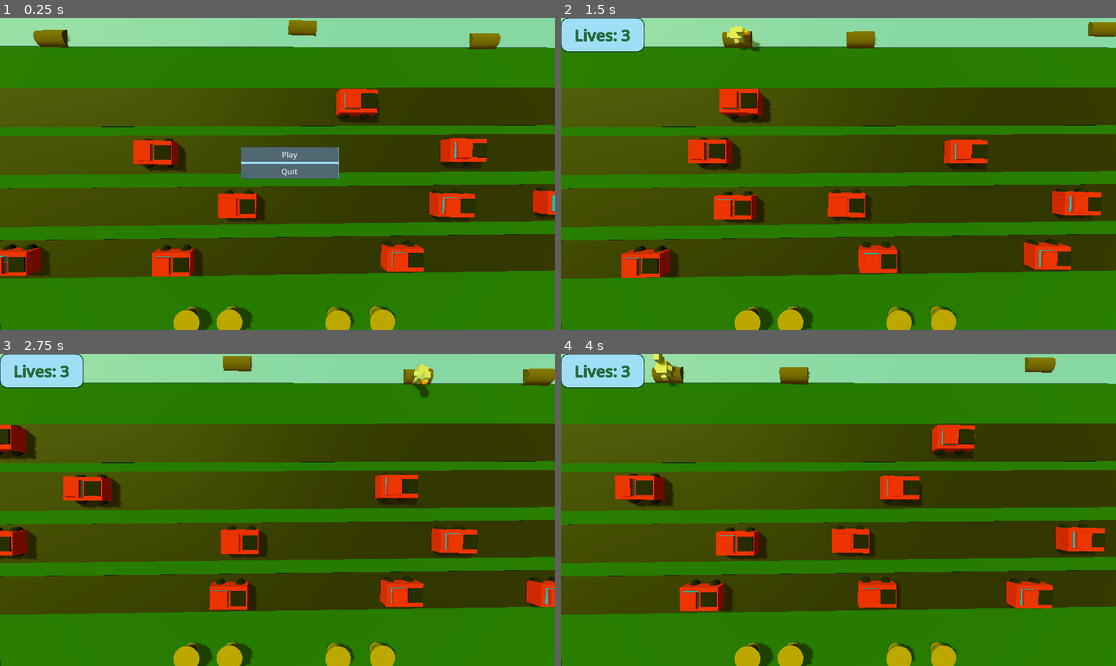
Above: before the commit, frames 1-4 (two rows, left to right).
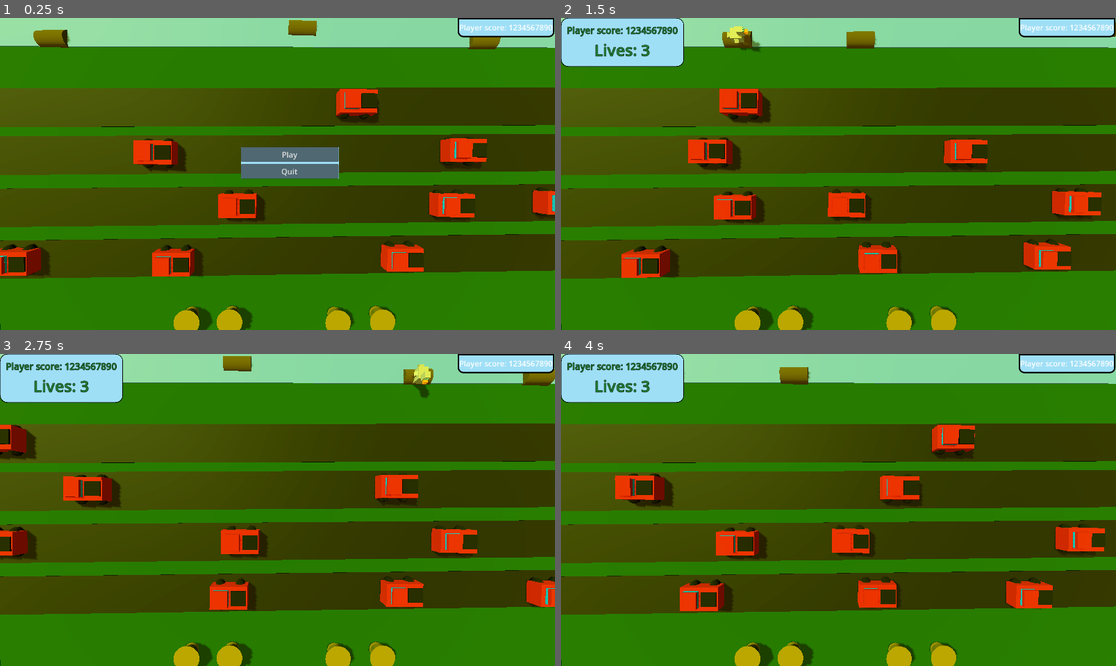
Above: after the commit, the same moments.

Repository: PushingPolygons/dangerxing-PCCDanny
Game: Godot game, scene res://Main/Main.tscn
The game is run twice, just before and just after one commit, with the same random seed, the same clock (stepped at 60 frames per second) and the same inputs.
Inputs:
- Up to frame 1 (0.25 s): no input
- Up to frame 2 (1.5 s): click "Play" at 0.5 s; hold D (move_right) from 1.28 s (still down)
- Up to frame 3 (2.75 s): release D (move_right) at 2.03 s; hold S (move_down) from 2.03 s (still down)
- Up to frame 4 (4 s): release S (move_down) at 2.78 s; hold D (move_right) 2.78-3.53 s; hold W (move_up) from 3.53 s (still down)

The runs differ from the first frame. In frame 1, 1.1% of the frame differs, in the area x 82-100%, y 0-7%; in frame 2, 3.4%; in frame 3, 3.4%, in the area x 0-100%, y 0-16%; in frame 4, 3.4%.

Commit message:
scoreUI entered
score intro

Diff:
--- a/Code/Main/Main.gd
+++ b/Code/Main/Main.gd
@@ -6,10 +6,10 @@
 @onready var menu = $Menu
 @onready var play_button = $Menu/VBoxContainer/PlayButton
 @onready var quit_button = $Menu/VBoxContainer/QuitButton
+@onready var roosts: Array[Roost] = [$Roosts/Roost1, $Roosts/Roost2, $Roosts/Roost3, $Roosts/Roost4]
 
 
-@onready var roosts: Array[Roost] = [$Roosts/Roost1, $Roosts/Roost2, $Roosts/Roost3, $Roosts/Roost4]
-
+var hi_score: int = 12
 
 
 func _ready():
--- a/Code/Main/Main.tscn
+++ b/Code/Main/Main.tscn
@@ -29,6 +29,16 @@
 
 [sub_resource type="StyleBoxFlat" id="StyleBoxFlat_fvg0j"]
 bg_color = Color(0.623529, 0.87451, 0.964706, 1)
+
+[sub_resource type="StyleBoxFlat" id="StyleBoxFlat_gjyey"]
+bg_color = Color(0.623529, 0.87451, 0.964706, 1)
+border_width_left = 3
+border_width_top = 3
+border_width_right = 3
+border_width_bottom = 3
+border_color = Color(0, 0, 0, 1)
+corner_radius_bottom_right = 11
+corner_radius_bottom_left = 11
 
 [node name="Main" type="Node"]
 script = ExtResource("1")
@@ -170,3 +180,17 @@
 [node name="Vehicle12" parent="boats" instance=ExtResource("4_bruup")]
 transform = Transform3D(-0.0037524, 0, 0.999993, 0, 1, 0, -0.999993, 0, -0.0037524, -12.0888, 0.521932, -9.43928)
 speed = 18.0
+
+[node name="HiScore" type="PanelContainer" parent="."]
+anchors_preset = -1
+anchor_left = 0.825
+anchor_right = 1.0
+anchor_bottom = 0.062
+offset_left = -0.400024
+offset_right = -1.0
+offset_bottom = -0.176003
+theme_override_styles/panel = SubResource("StyleBoxFlat_gjyey")
+
+[node name="HiScoreUI" type="Label" parent="HiScore"]
+layout_mode = 2
+text = "Player score: 1234567890"
--- a/Code/Player/Player.gd
+++ b/Code/Player/Player.gd
@@ -3,6 +3,7 @@
 
 
 @onready var lives_ui = $UI/LivesUI
+@onready var score_ui = $UI/VBoxContainer/ScoreUI
 
 
 var main: Main
@@ -11,12 +12,13 @@
 var current_speed: float = speed
 var player_lives: int = 3
 var spawning_location: Vector3 = Vector3(0.0, 0.0, -7.7)
-
+var score: int = 0
 var ride_along: Vehicle = null
 
 func _ready():
 	position = spawning_location
 	area_entered.connect(OnAreaEntered)
+	area_exited.connect(OnAreaExited)
 
 # Called every frame. 'delta' is the elapsed time since the previous frame.
 func _process(delta):
@@ -62,6 +64,10 @@
 #	tween.set_trans(Tween.TRANS_BOUNCE)
 #	tween.tween_property(self, "position", position + direction, 0.2)
 
+func UpdateScore(delta_score: int):
+	score += delta_score
+	score_ui.text = "Score: " + str(score)
+
 
 func OnAreaEntered(other_area: Area3D):
 	if other_area is Vehicle:
@@ -78,6 +84,8 @@
 		if main.IsGameOver():
 			main.menu.show()
 
+func OnAreaExited(other_area: Area3D):
+	ride_along = null
 
 
 func kill():
--- a/Code/Player/Player.tscn
+++ b/Code/Player/Player.tscn
@@ -37,6 +37,13 @@
 corner_radius_bottom_right = 15
 corner_radius_bottom_left = 15
 shadow_size = 1
+
+[sub_resource type="LabelSettings" id="LabelSettings_g1168"]
+font_size = 19
+font_color = Color(0, 0.392157, 0, 0.788235)
+outline_size = 2
+outline_color = Color(0, 0, 0, 1)
+shadow_size = 5
 
 [sub_resource type="LabelSettings" id="LabelSettings_7y6mq"]
 font_size = 33
@@ -98,11 +105,24 @@
 size = Vector3(0.807267, 0.252074, 0.930535)
 
 [node name="UI" type="PanelContainer" parent="."]
-offset_right = 173.0
-offset_bottom = 58.0
+anchors_preset = -1
+anchor_right = 0.15
+anchor_bottom = 0.113
+offset_right = 0.199997
+offset_bottom = -0.224007
 theme_override_styles/panel = SubResource("StyleBoxFlat_nkdkr")
 
-[node name="LivesUI" type="Label" parent="UI"]
+[node name="VBoxContainer" type="VBoxContainer" parent="UI"]
+layout_mode = 2
+
+[node name="ScoreUI" type="Label" parent="UI/VBoxContainer"]
+layout_mode = 2
+text = "Player score: 1234567890"
+label_settings = SubResource("LabelSettings_g1168")
+horizontal_alignment = 1
+vertical_alignment = 1
+
+[node name="LivesUI" type="Label" parent="UI/VBoxContainer"]
 layout_mode = 2
 text = "Lives: 3"
 label_settings = SubResource("LabelSettings_7y6mq")
Not shown: 1 places in Code/Main/Main.tscn that only renumber resources
Not shown: 1 places in Code/Player/Player.tscn that only renumber resources
